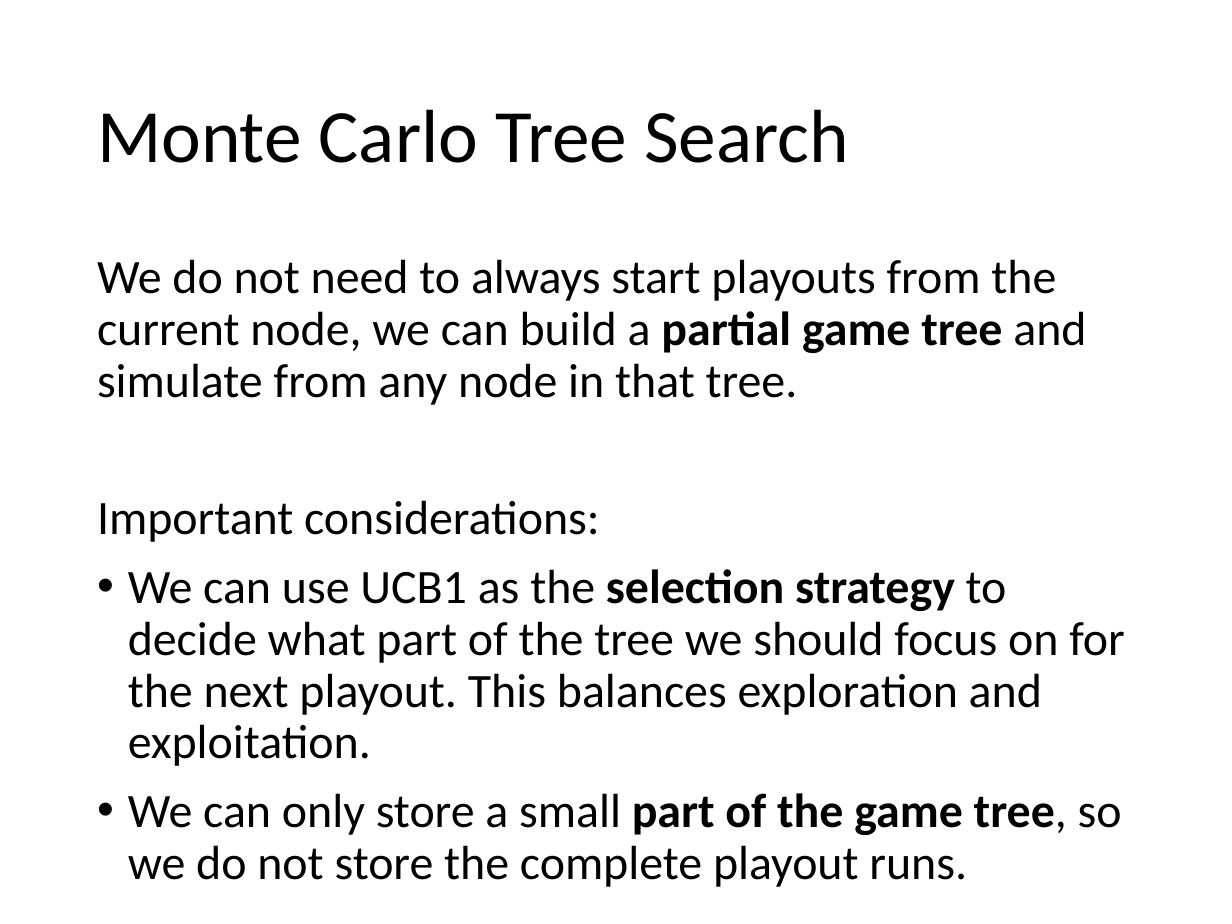
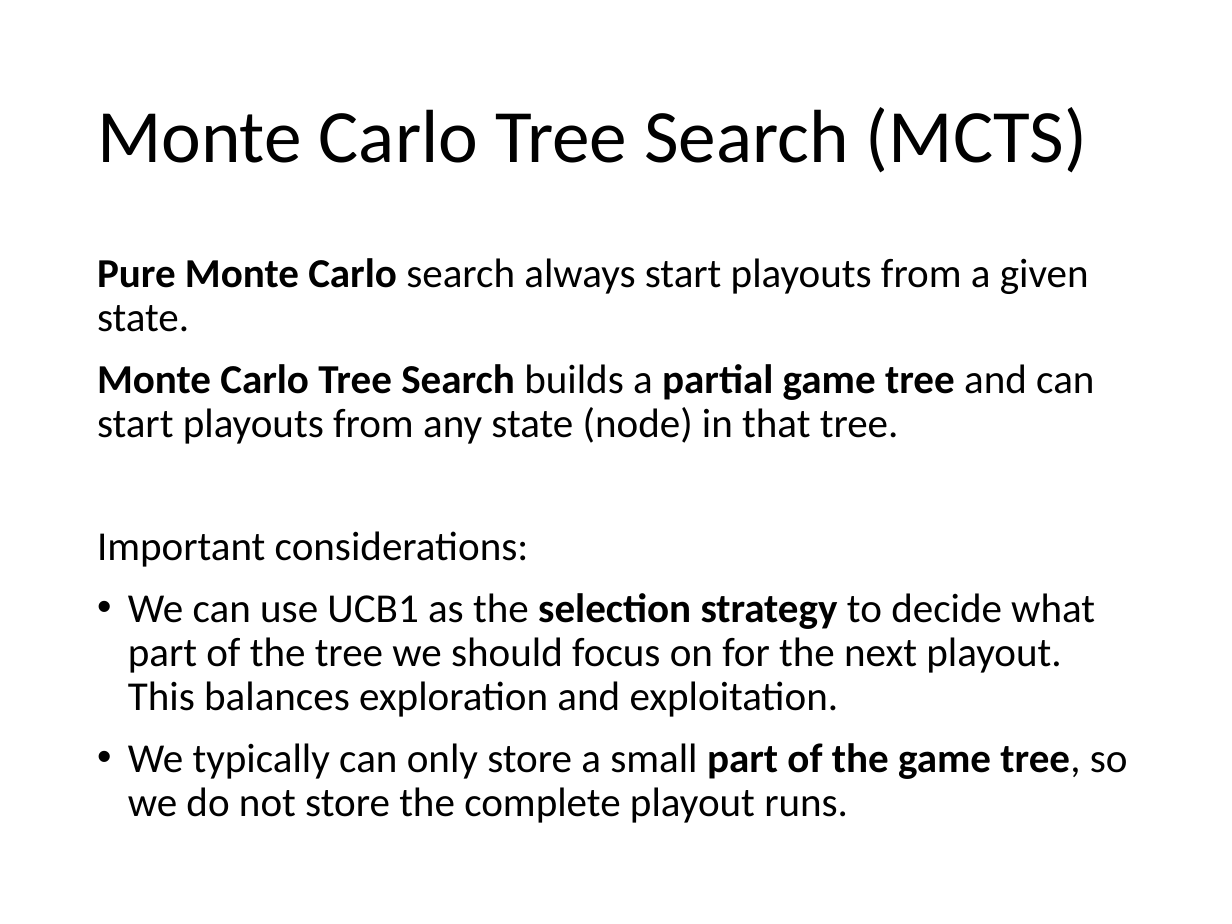
Before and after one commit to mhahsler/CS7320-AI, a slide deck: slide 36 of slides/05_games.pptx. Drawn at 1232x924 pixels with LibreOffice and Linux fonts; fonts in the diff are those of the drawing. Boxes give left, top, right and bottom in pixels: in the first picture for what was removed or moved away, otherwise in the second. Text is boxed around its words. In the diff, an @@ line names an element or a change of style, - is before the commit and + after.

Commit message:
fixed some slides.

```diff
--- a/slides/05_games.pptx
+++ b/slides/05_games.pptx
@@ title at (x1=97, y1=107, x2=1087, y2=173): text changed @@
-Monte Carlo Tree Search
+Monte Carlo Tree Search (MCTS)
@@ text at (x1=97, y1=258, x2=1094, y2=444): text changed; size 28 to 24 pt @@
-We do not need to always start playouts from the current node, we can build a partial game tree and simulate from any node in that tree.
+Pure Monte Carlo search always start playouts from a given state.
+Monte Carlo Tree Search builds a partial game tree and can start playouts from any state (node) in that tree.
@@ text at (x1=97, y1=531, x2=1095, y2=717): size 28 to 24 pt in "Important considerations:", "We can use UCB1 as the selection ..." @@
@@ text at (x1=128, y1=743, x2=1128, y2=823): text changed; size 28 to 24 pt @@
-• We can only store a small part of the game tree, so we do not store the complete playout runs.
+• We typically can only store a small part of the game tree, so we do not store the complete playout runs.
```
Also in this commit, not shown: 7 other slides changed, 1 other file.
